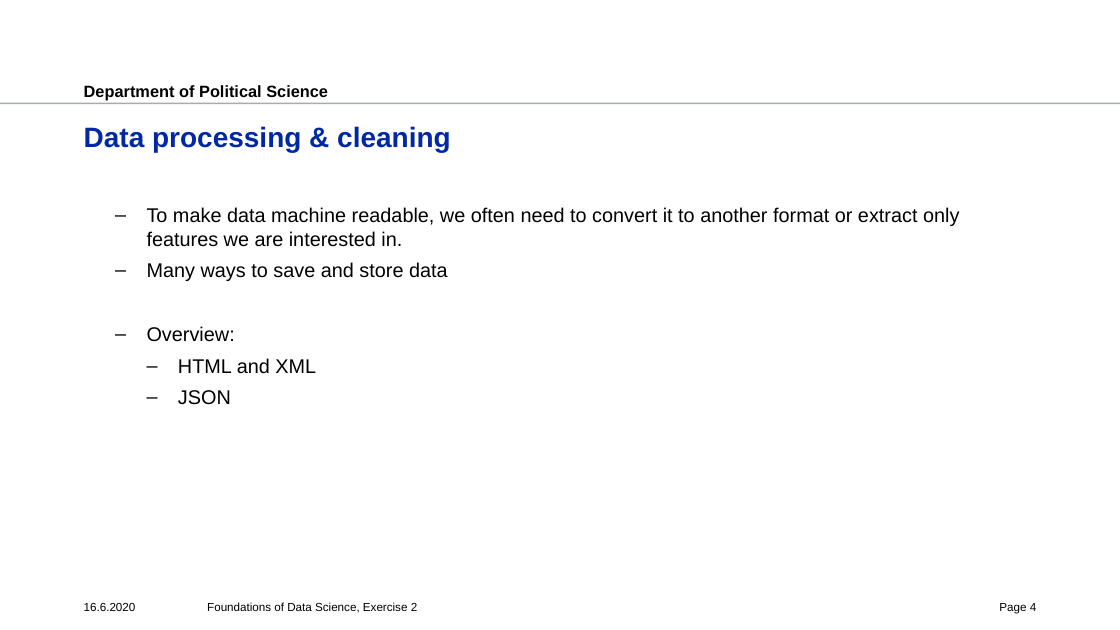
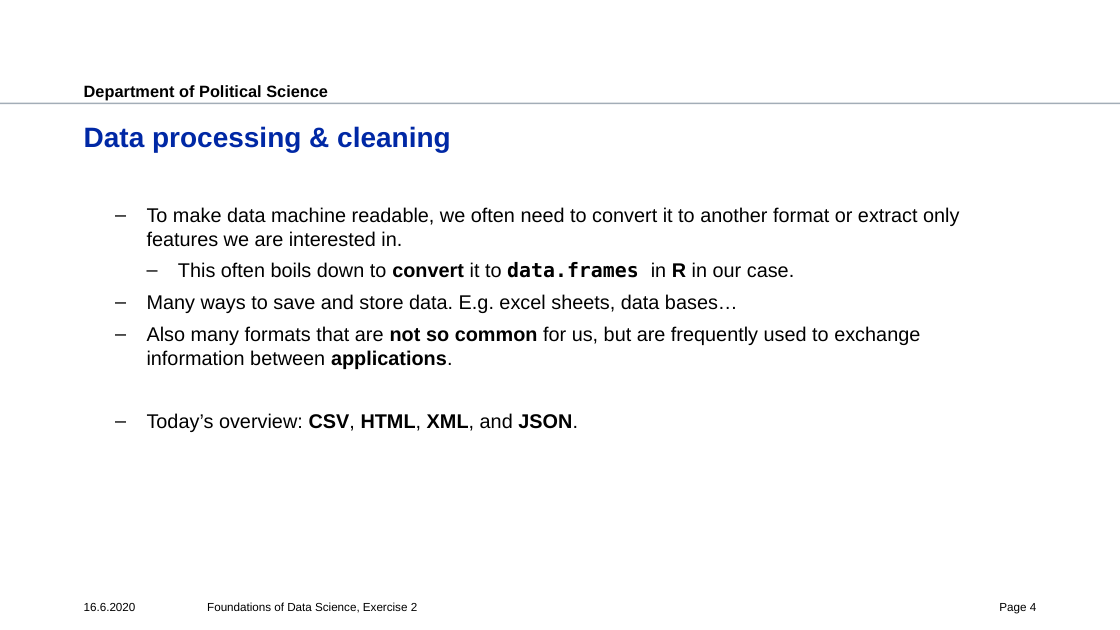
Before and after one commit to polianchykova/fds-2020-exercise, a slide deck: slide 4 of ex2/ex2.pptx. Drawn at 1120x630 pixels with LibreOffice and Linux fonts; fonts in the diff are those of the drawing; background and template pictures are left out. Boxes give left, top, right and bottom in pixels: in the first picture for what was removed or moved away, otherwise in the second. Text is boxed around its words. In the diff, an @@ line names an element or a change of style, - is before the commit and + after.

```diff
--- a/ex2/ex2.pptx
+++ b/ex2/ex2.pptx
@@ text at (147, 262, 920, 432): text changed @@
-  – Many ways to save and store data
-  – Overview:
-    – HTML and XML
-    – JSON
+    – This often boils down to convert it to data.frames in R in our case.
+  – Many ways to save and store data. E.g. excel sheets, data bases…
+  – Also many formats that are not so common for us, but are frequently used to exchange information between applications.
+  – Today’s overview: CSV, HTML, XML, and JSON.
```
Also in this commit, not shown: 3 other slides changed, 4 slides added, 3 other files.
